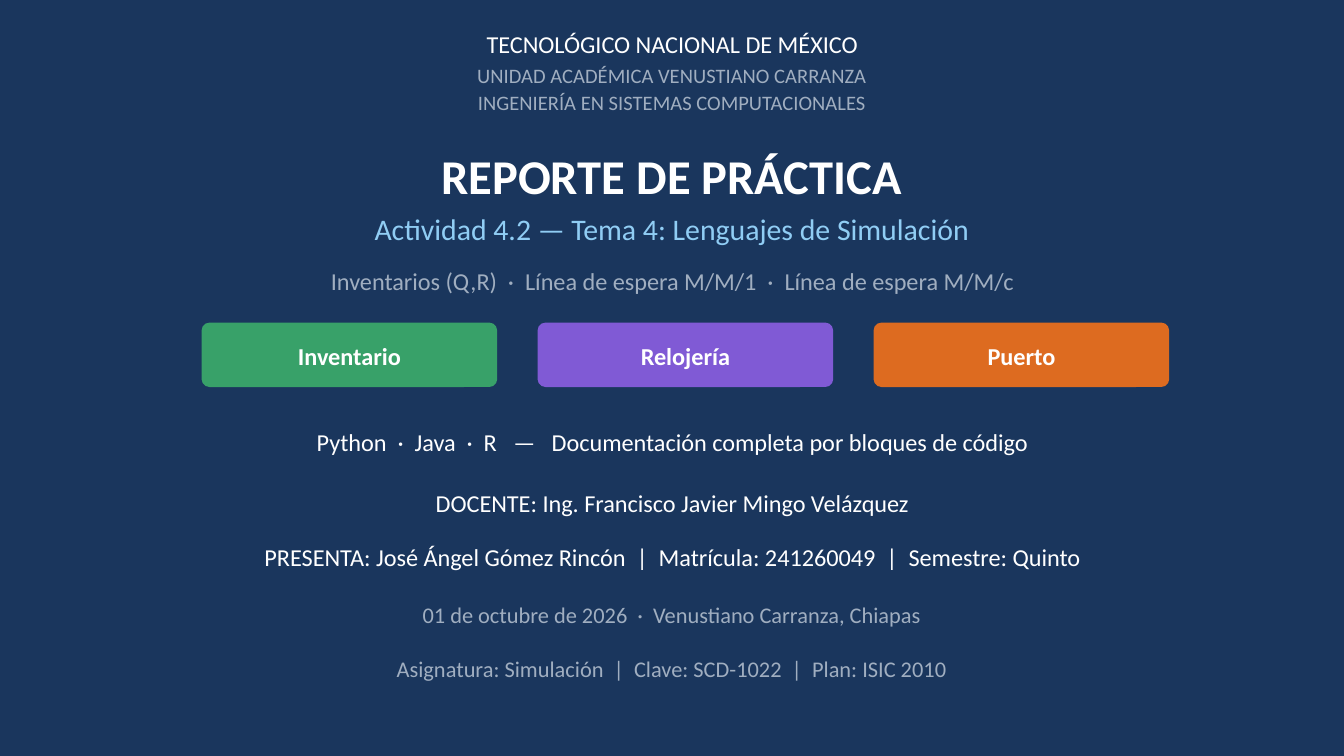
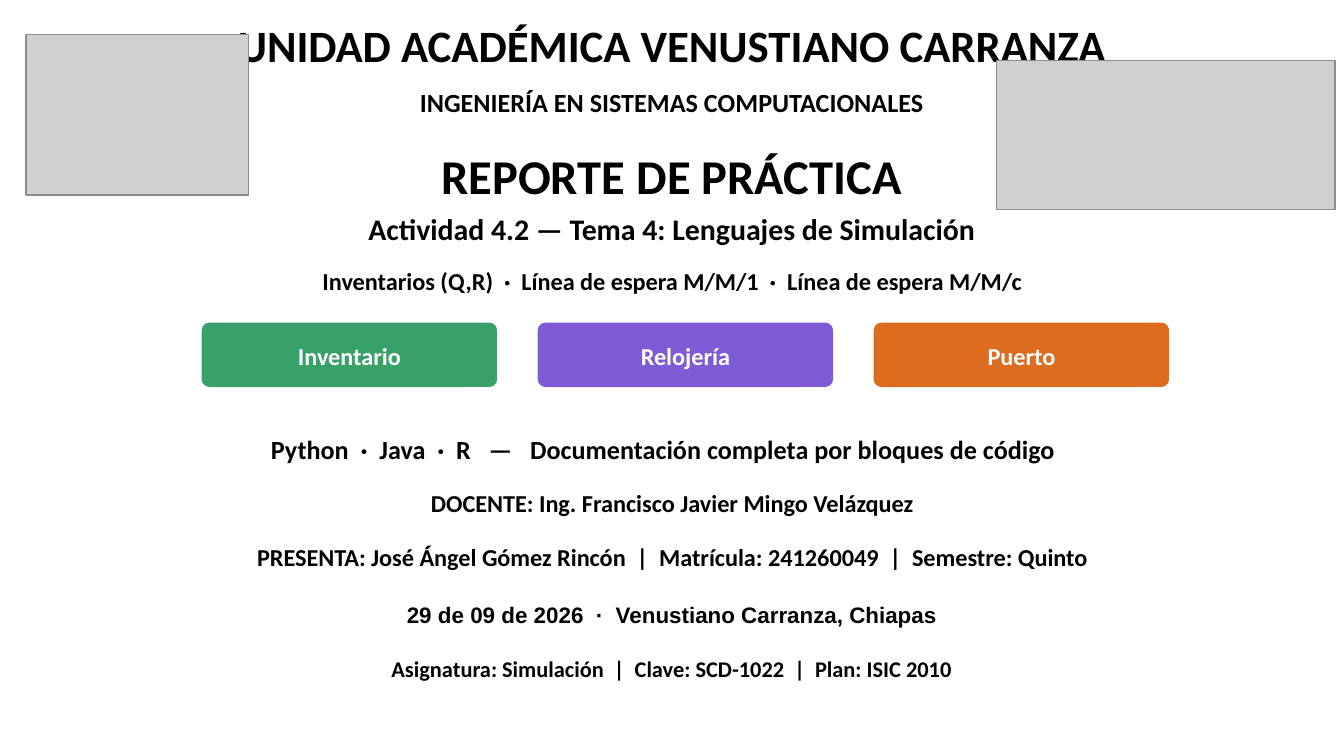
Before and after one commit to angelmalu18/Sim-Tema_4-021026, a slide deck: slide 1 of Actividad 4.2 ReporteDePracticaTema4_JoseGomez_Sim_5SM.pptx. Drawn at 1344x756 pixels with LibreOffice and Linux fonts; fonts in the diff are those of the drawing; grey boxes stand for pictures. Boxes give left, top, right and bottom in pixels: in the first picture for what was removed or moved away, otherwise in the second. Text is boxed around its words. In the diff, an @@ line names an element or a change of style, - is before the commit and + after.

```diff
--- a/Actividad 4.2 ReporteDePracticaTema4_JoseGomez_Sim_5SM.pptx
+++ b/Actividad 4.2 ReporteDePracticaTema4_JoseGomez_Sim_5SM.pptx
@@ rectangle removed at bbox=[0, 0, 1344, 755] @@
@@ text "UNIDAD ACADÉMICA VENUSTIANO CARRANZA": place and size @@
-text "UNIDAD ACADÉMICA VENUSTIANO CARRANZA" at bbox=[477, 66, 866, 83]
+text "UNIDAD ACADÉMICA VENUSTIANO CARRANZA" at bbox=[238, 25, 1106, 74]
@@ text "UNIDAD ACADÉMICA VENUSTIANO CARRANZA" at bbox=[238, 25, 1106, 74]: size 11 to 24 pt, text colour #A0AEC0 to #000000, bold on @@
@@ picture added at bbox=[26, 35, 249, 195] @@
@@ text "INGENIERÍA EN SISTEMAS COMPUTACIONALES" at bbox=[420, 91, 923, 113]: size 11 to 14 pt, text colour #A0AEC0 to #000000, bold on @@
@@ picture added at bbox=[997, 60, 1336, 210] @@
@@ text "REPORTE DE PRÁCTICA" at bbox=[441, 153, 902, 195]: text colour #FFFFFF to #000000 @@
@@ text "Actividad 4.2 — Tema 4: ..." at bbox=[368, 219, 975, 245]: text colour #90CDF4 to #000000, bold on @@
@@ text "Inventarios (Q,R) · Línea de ..." at bbox=[322, 272, 1022, 294]: text colour #A0AEC0 to #000000, bold on @@
@@ text "Python · Java · R ...": place and size @@
-text "Python · Java · R ..." at bbox=[317, 434, 1028, 455]
+text "Python · Java · R ..." at bbox=[271, 440, 1055, 464]
@@ text "Python · Java · R ..." at bbox=[271, 440, 1055, 464]: size 13 to 14 pt, text colour #FFFFFF to #000000, bold on @@
@@ text "DOCENTE: Ing. Francisco Javier Mingo ..." at bbox=[431, 495, 913, 516]: text colour #FFFFFF to #000000, bold on @@
@@ text "PRESENTA: José Ángel Gómez Rincón ..." at bbox=[257, 546, 1087, 570]: text colour #FFFFFF to #000000, bold on @@
@@ text at bbox=[407, 606, 936, 628]: text changed; font Calibri to Arial; text colour #A0AEC0 to #000000; bold on @@
-01 de octubre de 2026 · Venustiano Carranza, Chiapas
+29 de 09 de 2026 · Venustiano Carranza, Chiapas
@@ text "Asignatura: Simulación | Clave: SCD-1022 ..." at bbox=[391, 661, 951, 681]: text colour #A0AEC0 to #000000, bold on @@
```
Also in this commit, not shown: 1 other slide changed, 2 other files.
